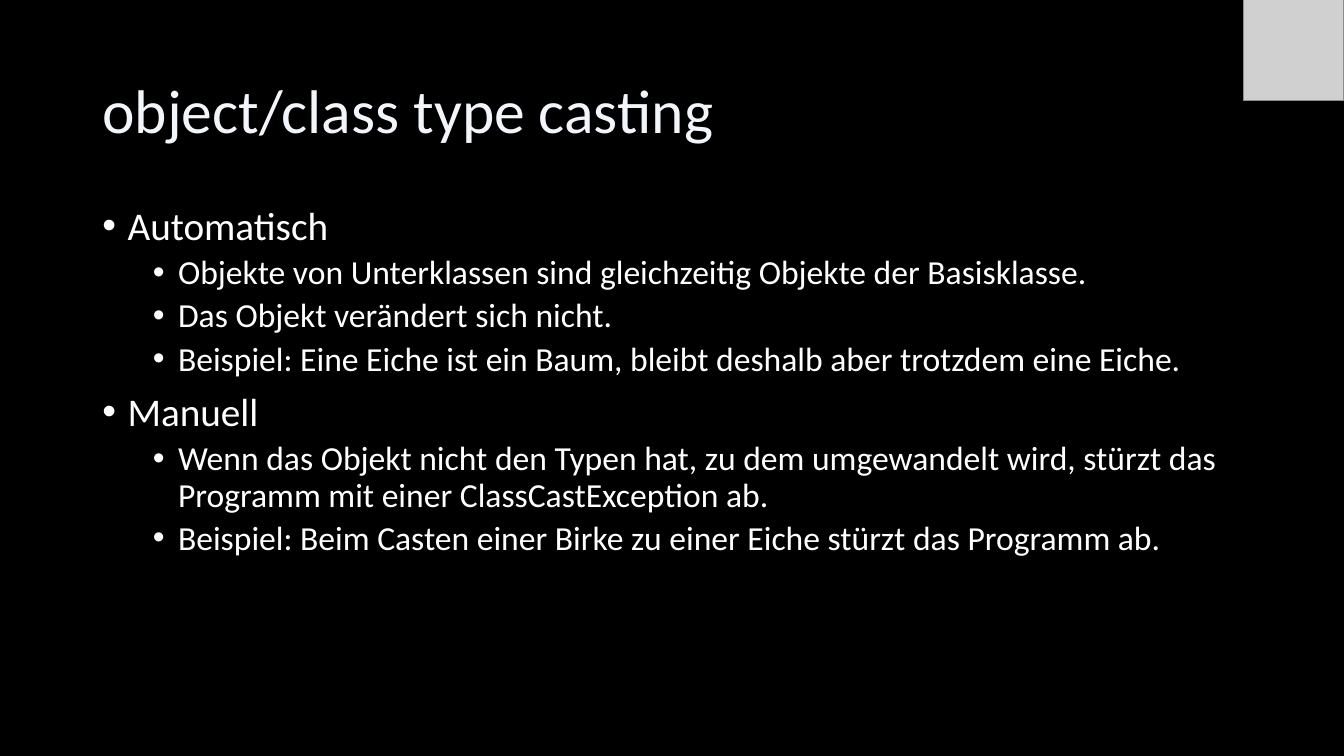
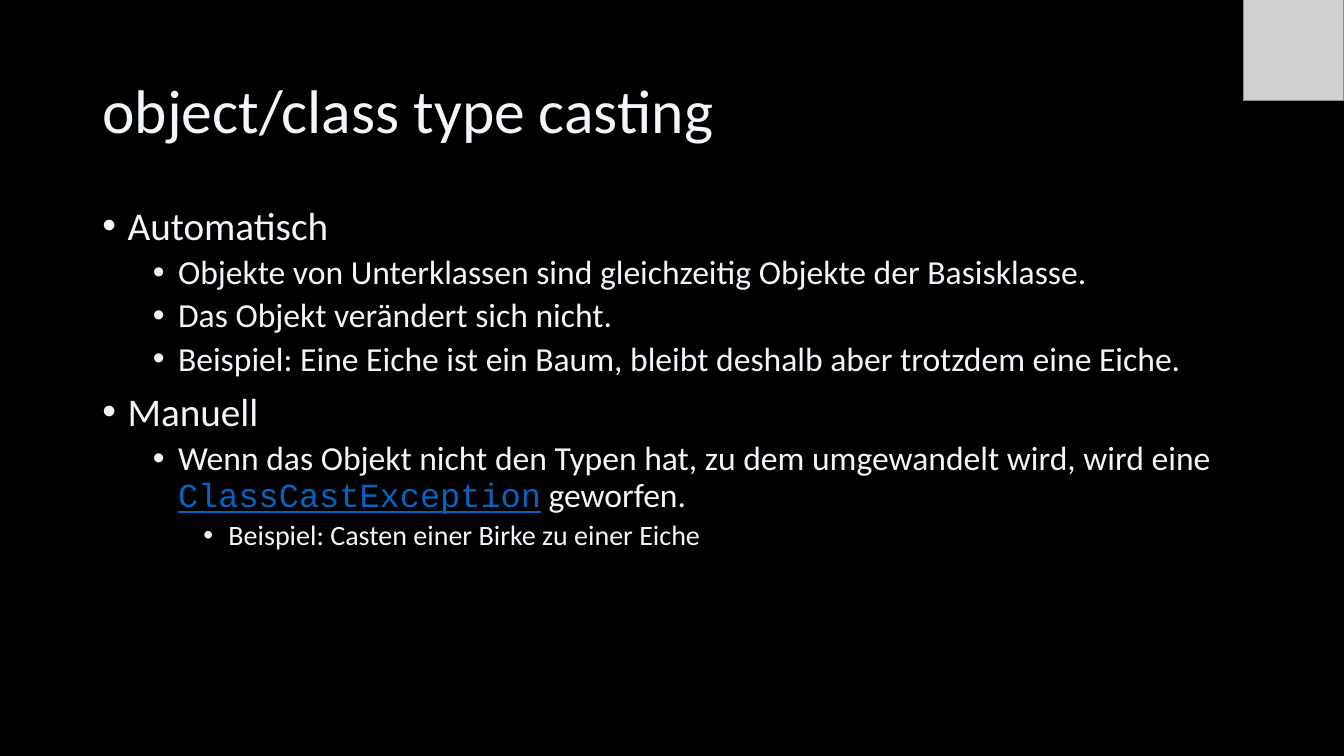
Before and after one commit to Cactusroot/Java, a slide deck: slide 71 of src/Java.pptx (slide 66 before the commit). Drawn at 1344x756 pixels with LibreOffice and Linux fonts; fonts in the diff are those of the drawing; grey boxes stand for pictures. Boxes give left, top, right and bottom in pixels: in the first picture for what was removed or moved away, otherwise in the second. Text is boxed around its words. In the diff, an @@ line names an element or a change of style, - is before the commit and + after.

```diff
--- a/src/Java.pptx
+++ b/src/Java.pptx
@@ text at (178, 446, 1211, 550): text changed; text colour #FFFFFF to #F2F5FA @@
-  • Wenn das Objekt nicht den Typen hat, zu dem umgewandelt wird, stürzt das Programm mit einer ClassCastException ab.
-  • Beispiel: Beim Casten einer Birke zu einer Eiche stürzt das Programm ab.
+  • Wenn das Objekt nicht den Typen hat, zu dem umgewandelt wird, wird eine ClassCastException geworfen.
+    • Beispiel: Casten einer Birke zu einer Eiche
```
Also in this commit, not shown: 58 other slides changed, 9 slides added, 3 slides removed, 8 other files.
